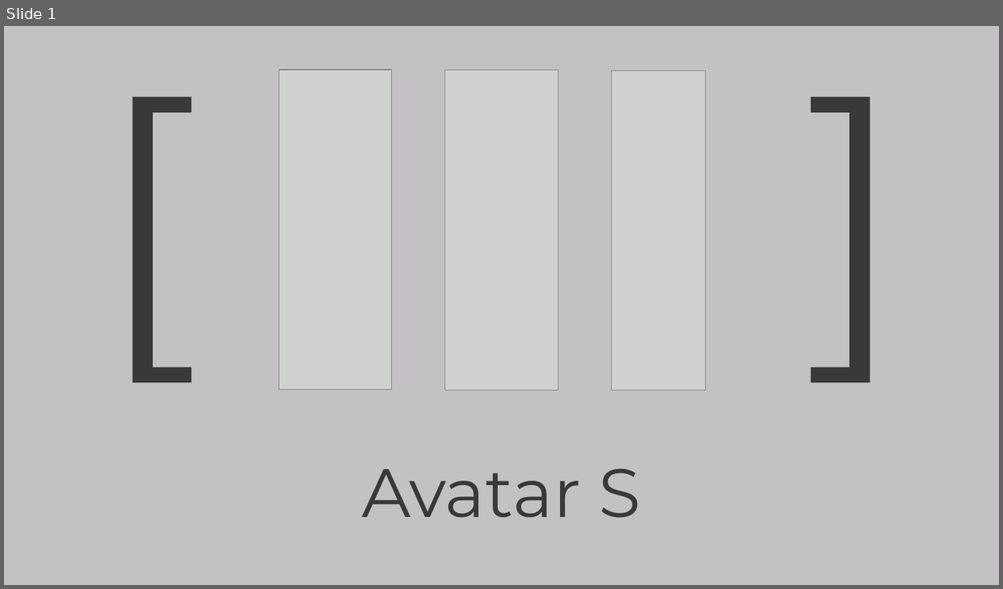
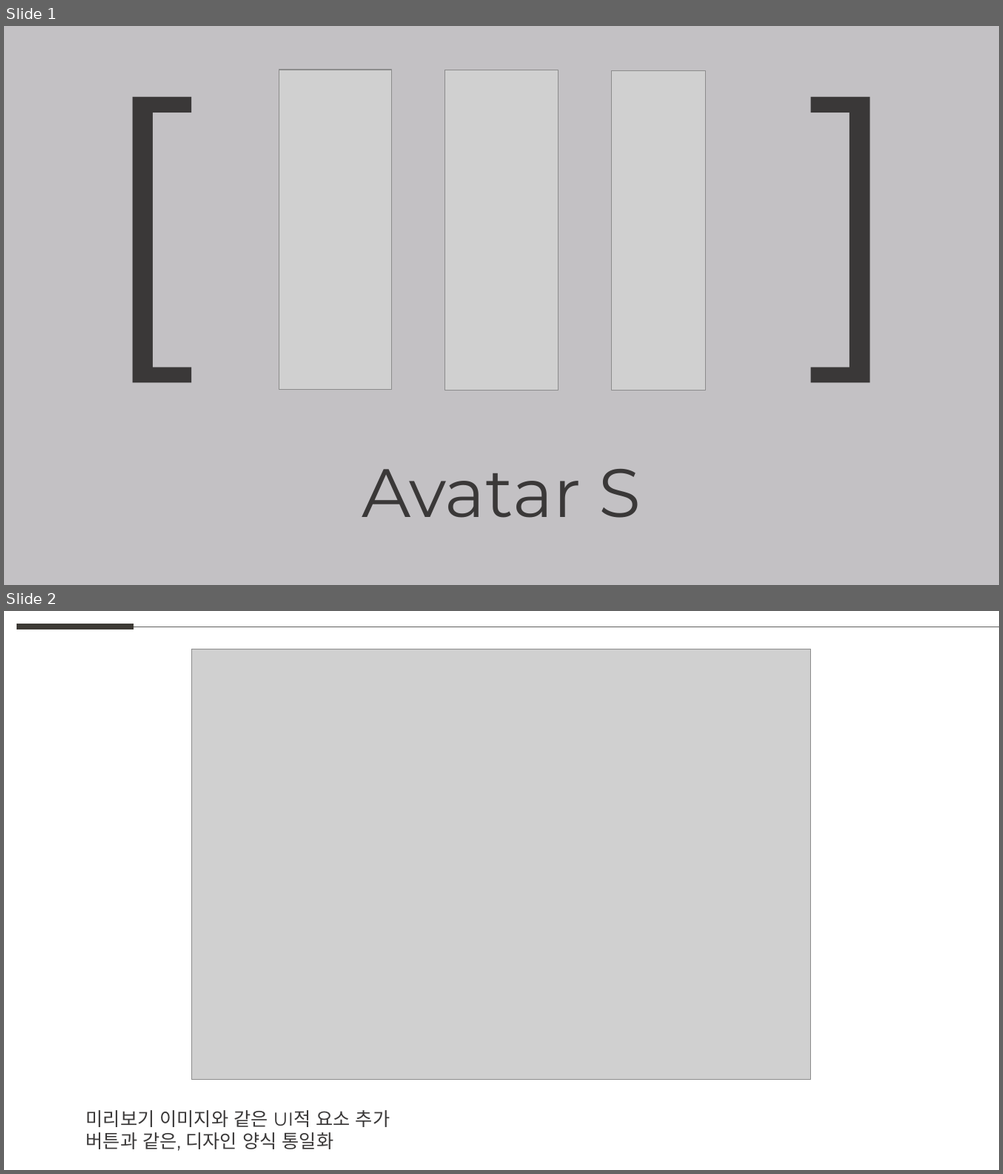
Before and after one commit to weaknessHero/Project_AvatarS, a slide deck: 발표자료/업데이트/LJHPPT.pptx. Shown one above the other, each under a label of ours: slide 1 before the commit, slides 1 and 2 after it. The pictures are 1003x589 and 1003x1174 pixels, drawn with LibreOffice and Linux fonts; fonts in the diff are those of the drawing; grey boxes stand for pictures. Boxes give left, top, right and bottom in pixels: in the first picture for what was removed or moved away, otherwise in the second. Text is boxed around its words. In the diff, an @@ line names an element or a change of style, - is before the commit and + after.

```diff
--- a/발표자료/업데이트/LJHPPT.pptx
+++ b/발표자료/업데이트/LJHPPT.pptx
@@ slide 2 added at bbox=[4, 611, 999, 1170], background #FFFFFF @@
@@ line added from (17, 627) to (134, 627), #3D3A35 6 pt @@
@@ line added from (134, 627) to (999, 627), #5F5F5D 0.5 pt @@
@@ picture added at bbox=[191, 649, 811, 1080] @@
@@ text added at bbox=[86, 1111, 390, 1151], 18 pt, text #3A3838 @@
+미리보기 이미지와 같은 UI적 요소 추가
+버튼과 같은, 디자인 양식 통일화
```
Also in this commit, not shown: 2 other slides added, 5 slides removed.
